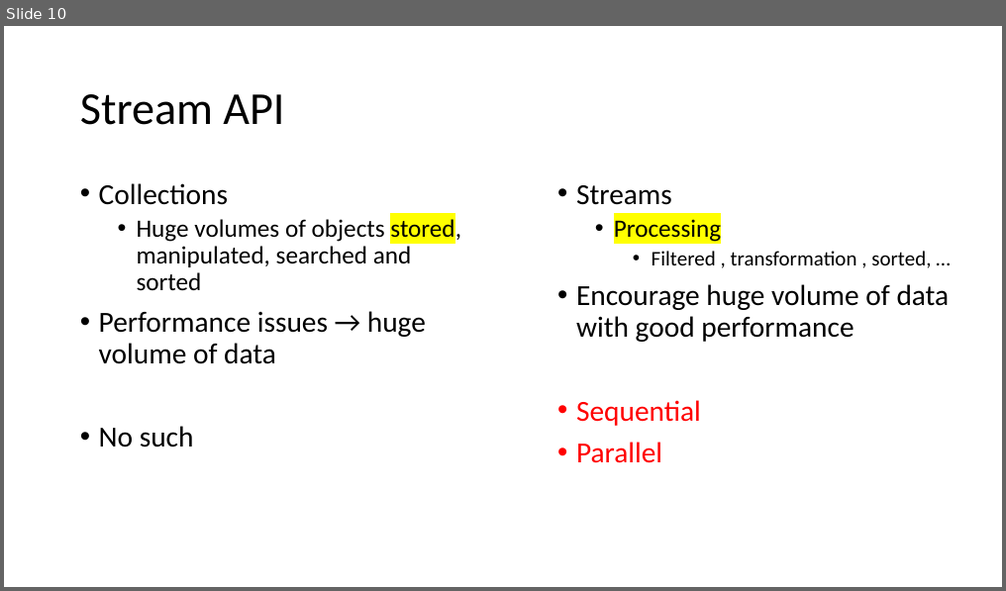
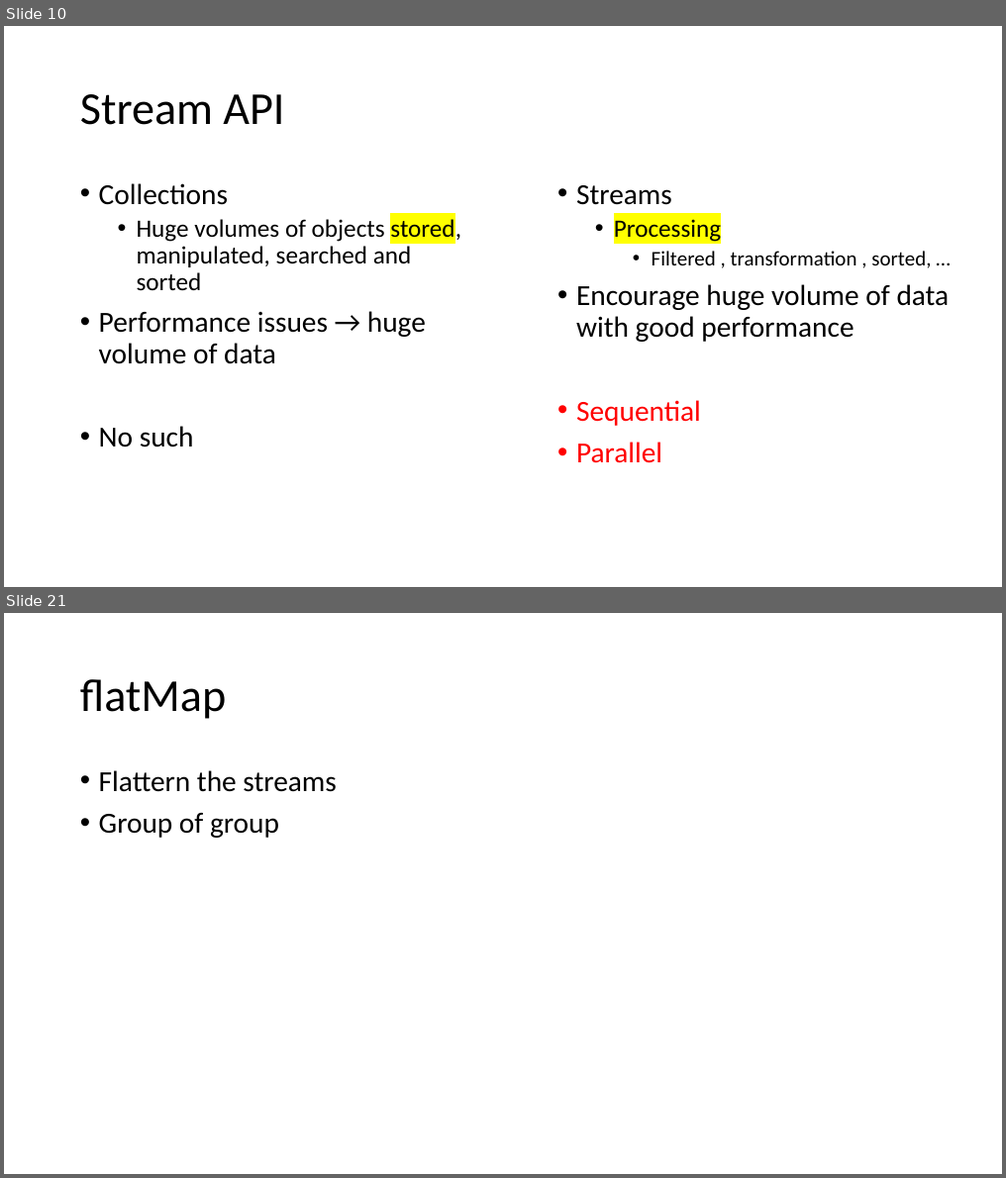
Before and after one commit to caprepo/hackerrank-jul, a slide deck: HackerRank.pptx. Shown one above the other, each under a label of ours: slide 10 before the commit, slides 10 and 21 after it; the slides between them are not shown. The pictures are 1006x591 and 1006x1178 pixels, drawn with LibreOffice and Linux fonts; fonts in the diff are those of the drawing. Boxes give left, top, right and bottom in pixels: in the first picture for what was removed or moved away, otherwise in the second. Text is boxed around its words. In the diff, an @@ line names an element or a change of style, - is before the commit and + after.

```diff
--- a/HackerRank.pptx
+++ b/HackerRank.pptx
@@ slide 21 added at [4,613,1002,1174], background #FFFFFF @@
@@ title added at [80,679,226,719], 44 pt, text #000000 @@
+flatMap
@@ text added at [99,770,336,838], 28 pt, text #000000 @@
+• Flattern the streams
+• Group of group
```
Also in this commit, not shown: 10 other slides added.
